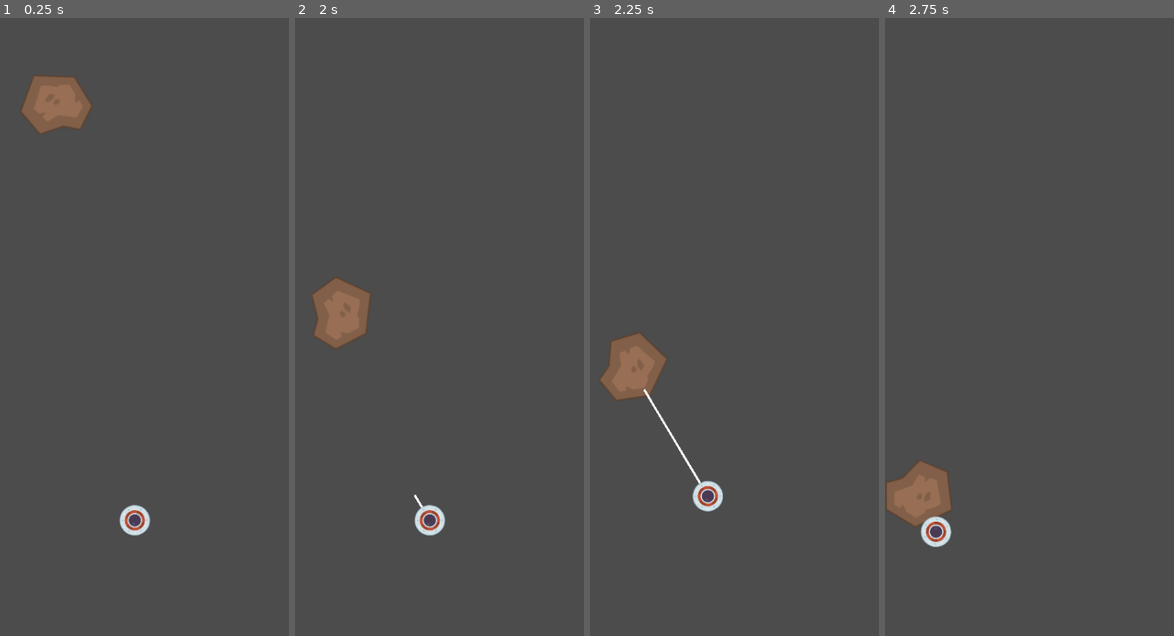
Above: before the commit, frames 1-4 (left to right).
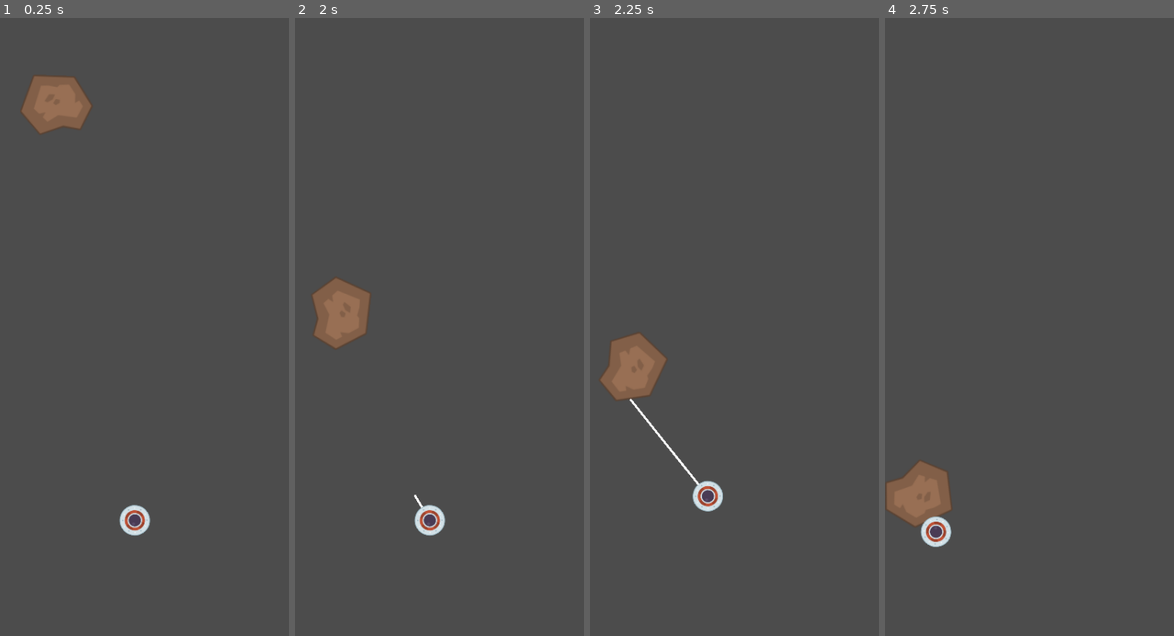
Above: after the commit, the same moments.

Repository: brendankhoury/To-the-moon-and-hack
Game: Godot game, scene res://Src/Main.tscn
The game is run twice, just before and just after one commit, with the same random seed, the same clock (stepped at 60 frames per second) and the same inputs.
Inputs:
- Up to frame 1 (0.25 s): no input
- Up to frame 2 (2 s): tap Space (tap) at 0.6, 1.35 s
- Up to frame 3 (2.25 s): tap Space (tap) at 2.1 s
- Up to frame 4 (2.75 s): no input

Frames 1-2 are identical in both runs. In frame 3, 0.3% of the frame differs, in the area x 13-39%, y 60-76%; in frame 4, nothing differs.

Commit message:
A commit

Diff:
--- a/Src/Actors/Player.gd
+++ b/Src/Actors/Player.gd
@@ -11,6 +11,7 @@
 var grapple_collided: bool = false
 
 var collision_point: Vector2 = Vector2(0, 0)
+var global_collision_point: Vector2
 var stuck: bool= true
 
 var asteroid : Node2D
@@ -24,23 +25,26 @@
 	raycast.set_cast_to(Vector2(0, length))
 	grapple_collided = raycast.is_colliding()
 	if grapple_collided:
-#		if abs(global_position.distance_to(raycast.get_collision_point())) < 150:
 		asteroid = raycast.get_collider()
-		print("C")
-
 		collision_point = asteroid.to_local(raycast.get_collision_point())
-#		else:
-#			grapple_length = 30
-#			grapple_collided = false
-#			is_grappling = false
+		global_collision_point = asteroid.to_global(collision_point)
 
 func _draw() -> void:
-	draw_line(
-		Vector2(0, 0),
-		Vector2(0, grapple_length),
-		Color(255, 255, 255),
-		3
-	)
+
+	if grapple_collided:
+		draw_line(
+			Vector2(0, 0),
+			to_local(global_collision_point),
+			Color(255, 255, 255),
+			3
+		)
+	else:
+		draw_line(
+			Vector2(0, 0),
+			Vector2(0, grapple_length),
+			Color(255, 255, 255),
+			3
+		)
 
 func _process(_delta: float) -> void:
 	update()
@@ -63,10 +67,10 @@
 			#consider dissabling the raycast for performance purposes
 			is_grappling = false
 	elif grapple_collided:
-		var global_position_point = asteroid.to_global(collision_point)
-		print(global_position_point)
-		grapple_length = raycast.global_position.distance_to(global_position_point)
-		grapple_dir = raycast.global_position.direction_to(global_position_point)
+		global_collision_point = asteroid.to_global(collision_point)
+
+		grapple_length = raycast.global_position.distance_to(global_collision_point)
+		grapple_dir = raycast.global_position.direction_to(global_collision_point)
 		position += grapple_speed * grapple_dir * delta
 		grapple_length -= grapple_speed * delta
 	elif grapple_length > 0.0:
@@ -77,6 +81,7 @@
 func _on_asteroid_entered(body: Node) -> void:
 	if  asteroid == body:
 		grapple_collided = false
+		grapple_length=0
 		var previous_global_position := global_position
 		if self.get_parent():
 			self.get_parent().remove_child(self)
